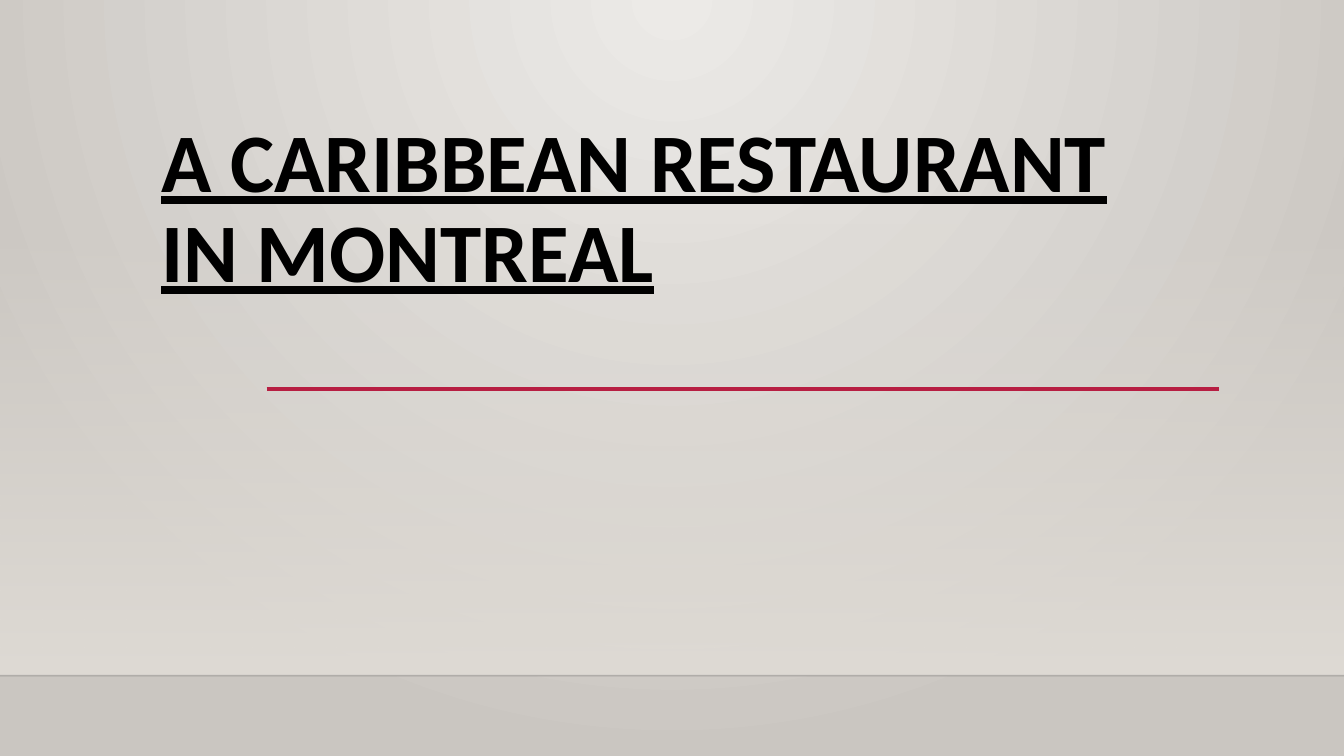
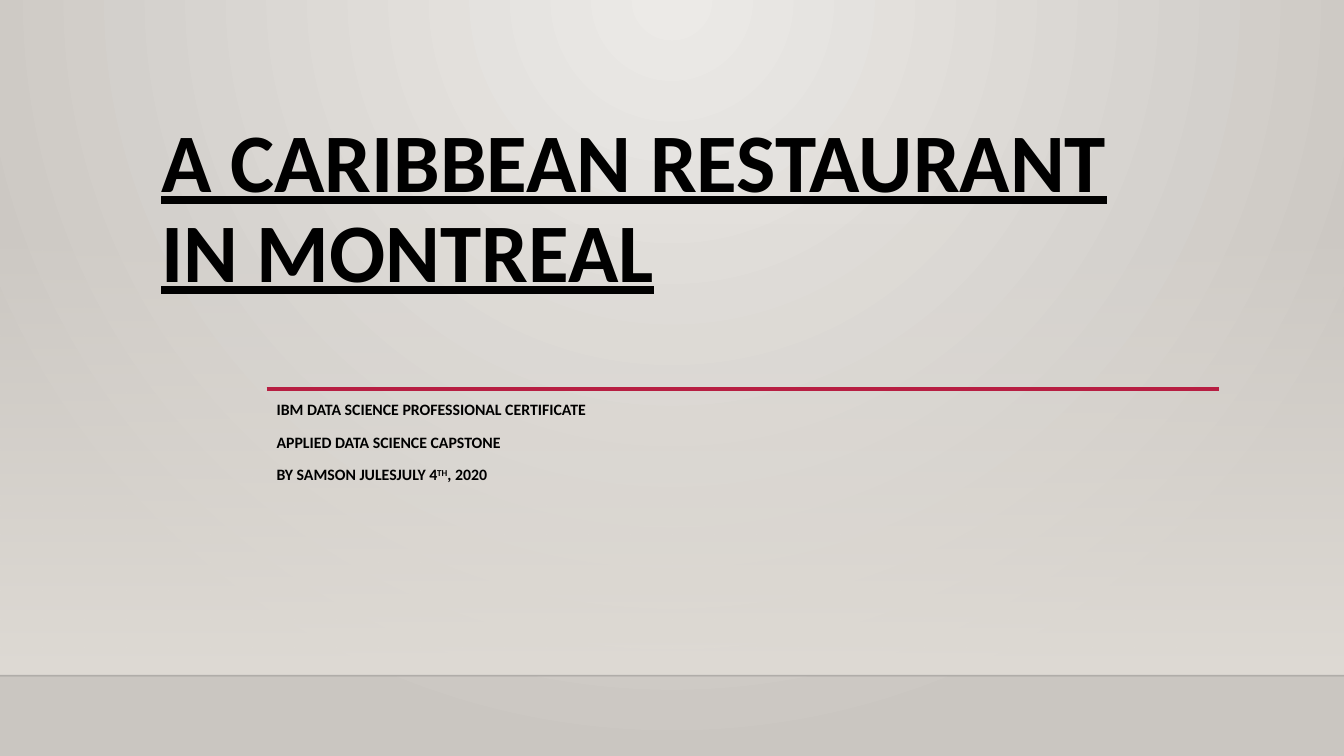
Before and after one commit to samsonjules/Coursera_Capstone, a slide deck: slide 1 of Capstone-presentation.pptx. Drawn at 1344x756 pixels with LibreOffice and Linux fonts; fonts in the diff are those of the drawing; background and template pictures are left out. Boxes give left, top, right and bottom in pixels: in the first picture for what was removed or moved away, otherwise in the second. Text is boxed around its words. In the diff, an @@ line names an element or a change of style, - is before the commit and + after.

```diff
--- a/Capstone-presentation.pptx
+++ b/Capstone-presentation.pptx
@@ subtitle added at <box>277,404,586,480</box>, 11.2 pt, text #000000, bold @@
+IBM DATA SCIENCE PROFESSIONAL CERTIFICATE
+APPLIED DATA SCIENCE CAPSTONE
+BY SAMSON JULESJULY 4TH, 2020
```
Also in this commit, not shown: 2 other files.
